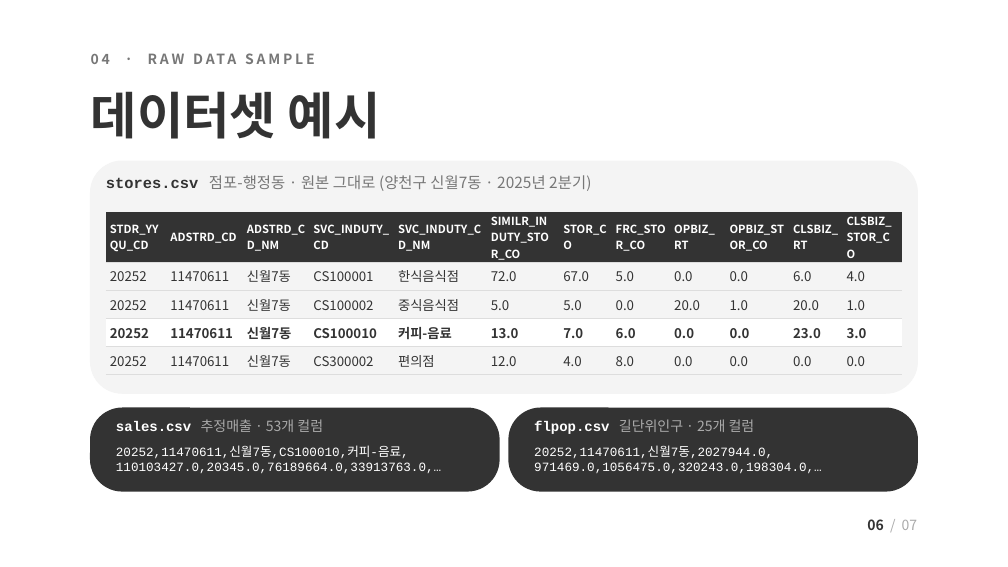
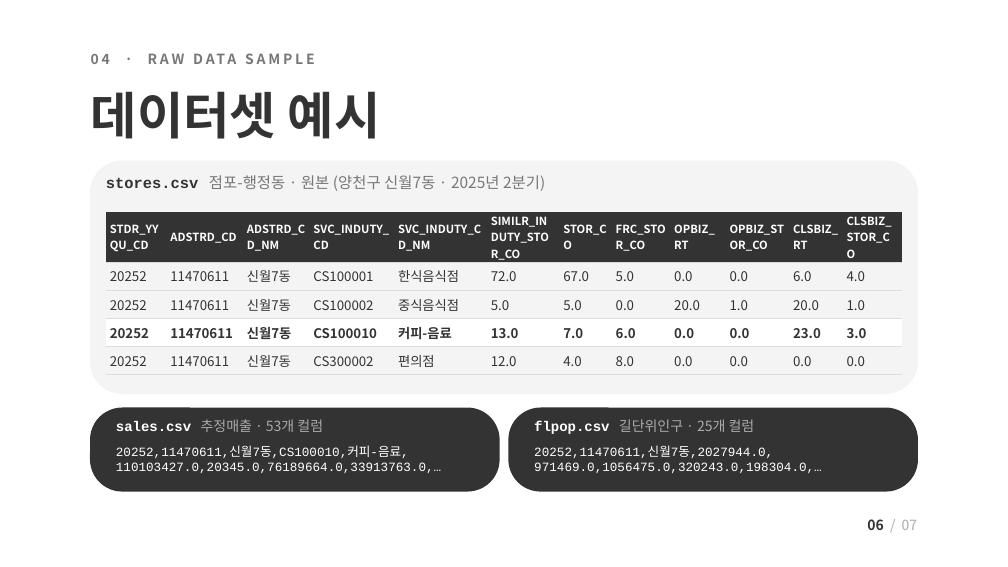
Before and after one commit to JungUihyun/biz-risk-predictor, a slide deck: slide 6 of docs/presentation/biz-risk-predictor_mid_public.pptx. Drawn at 1008x567 pixels with LibreOffice and Linux fonts; fonts in the diff are those of the drawing. Boxes give left, top, right and bottom in pixels: in the first picture for what was removed or moved away, otherwise in the second. Text is boxed around its words. In the diff, an @@ line names an element or a change of style, - is before the commit and + after.

```diff
--- a/docs/presentation/biz-risk-predictor_mid_public.pptx
+++ b/docs/presentation/biz-risk-predictor_mid_public.pptx
@@ text at (106, 175, 545, 191): text changed @@
-stores.csv 점포-행정동 · 원본 그대로 (양천구 신월7동 · 2025년 2분기)
+stores.csv 점포-행정동 · 원본 (양천구 신월7동 · 2025년 2분기)
```
Also in this commit, not shown: 2 other slides changed, 1 other file.
